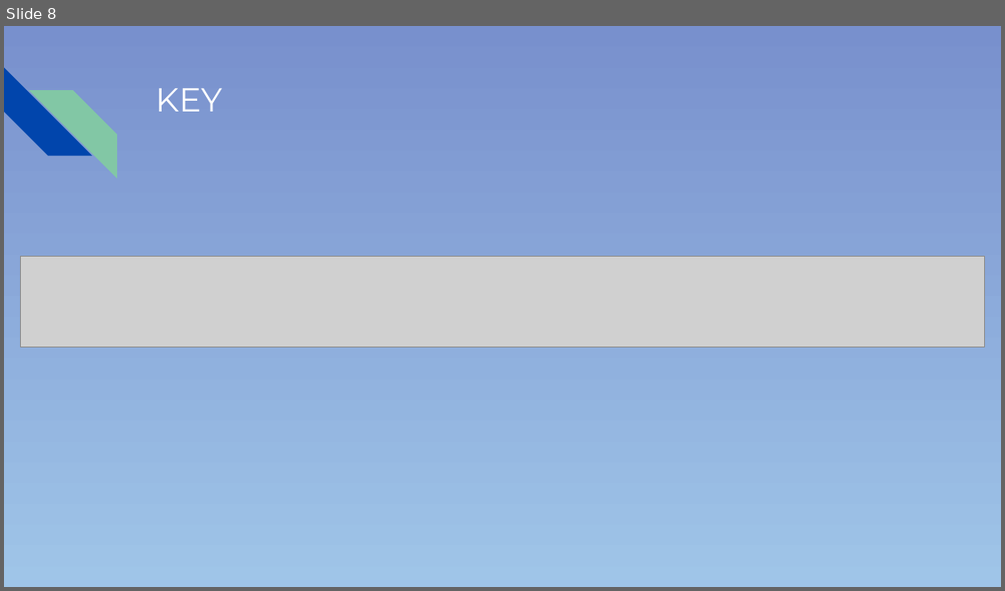
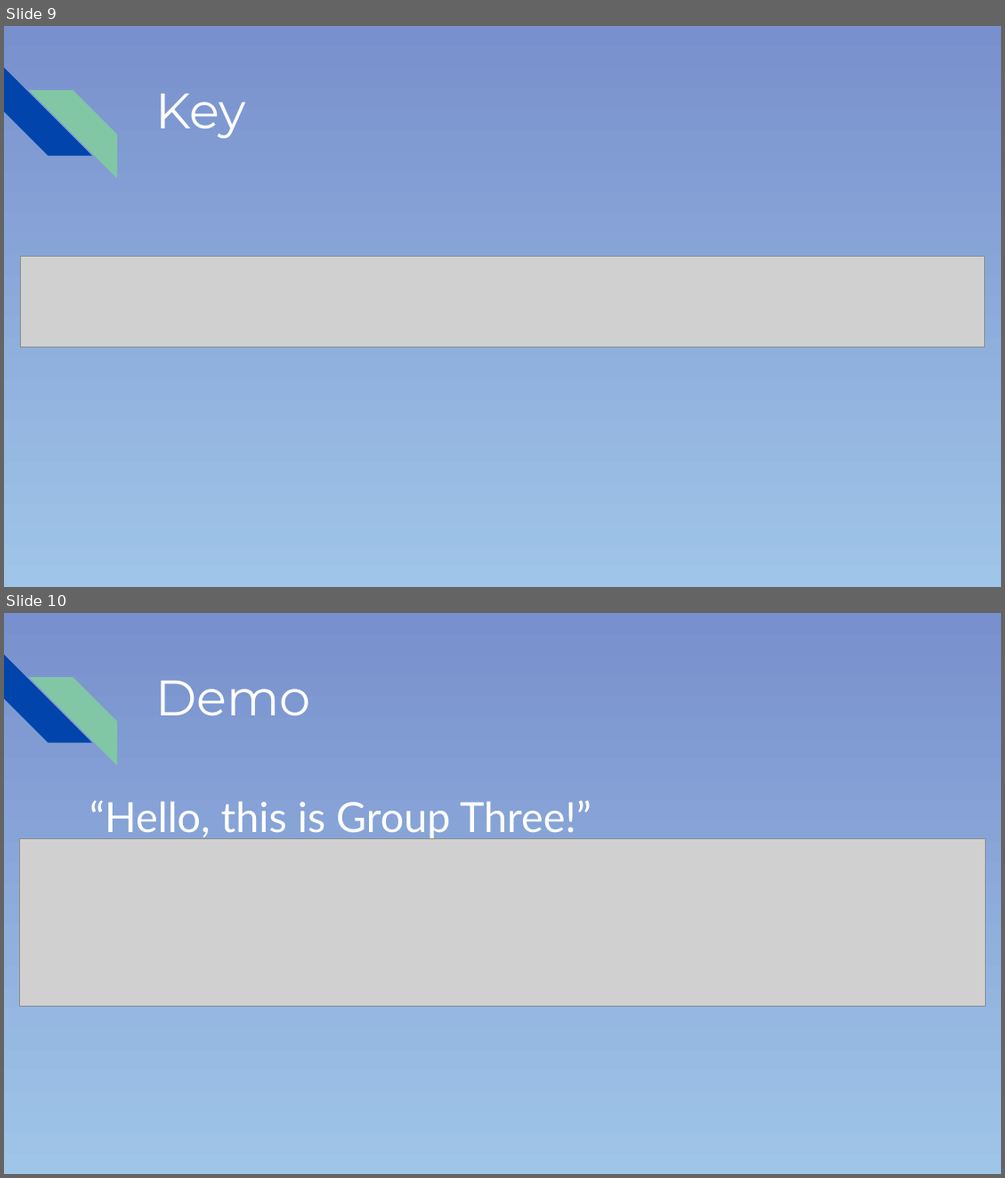
Before and after one commit to colemank0259/CSC-289_Group3, a slide deck: Pitch_PowerPoint.pptx. Shown one above the other, each under a label of ours: slide 8 before the commit, slides 9 and 10 after it. The pictures are 1005x591 and 1005x1178 pixels, drawn with LibreOffice and Linux fonts; fonts in the diff are those of the drawing; grey boxes stand for pictures. Boxes give left, top, right and bottom in pixels: in the first picture for what was removed or moved away, otherwise in the second. Text is boxed around its words. In the diff, an @@ line names an element or a change of style, - is before the commit and + after.

```diff
--- a/Pitch_PowerPoint.pptx
+++ b/Pitch_PowerPoint.pptx
@@ slide 10 added at <box>4,613,1001,1174</box>, background gradient #7890CD to #9FC5E8; not listed: 2 template elements that a slide beside it also shows @@
@@ title added at <box>155,681,311,715</box>, 36 pt, text #FFFFFF @@
+Demo
@@ text added at <box>89,800,591,840</box>, 30 pt, text #FFFFFF @@
+“Hello, this is Group Three!”
@@ picture added at <box>20,839,985,1006</box> @@
@@ what was slide 8 is now slide 9 @@
@@ slide 9 changed as well @@
@@ title at <box>155,94,246,138</box>: text changed; size 24 to 36 pt @@
-KEY
+Key
```
Also in this commit, not shown: 8 other slides changed, 3 other slides added, 1 slide removed.
